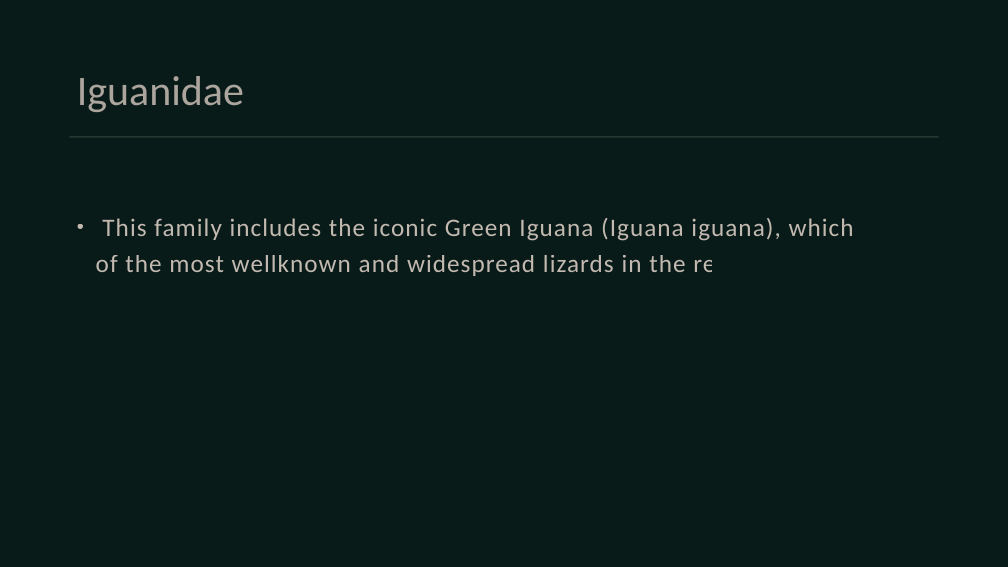
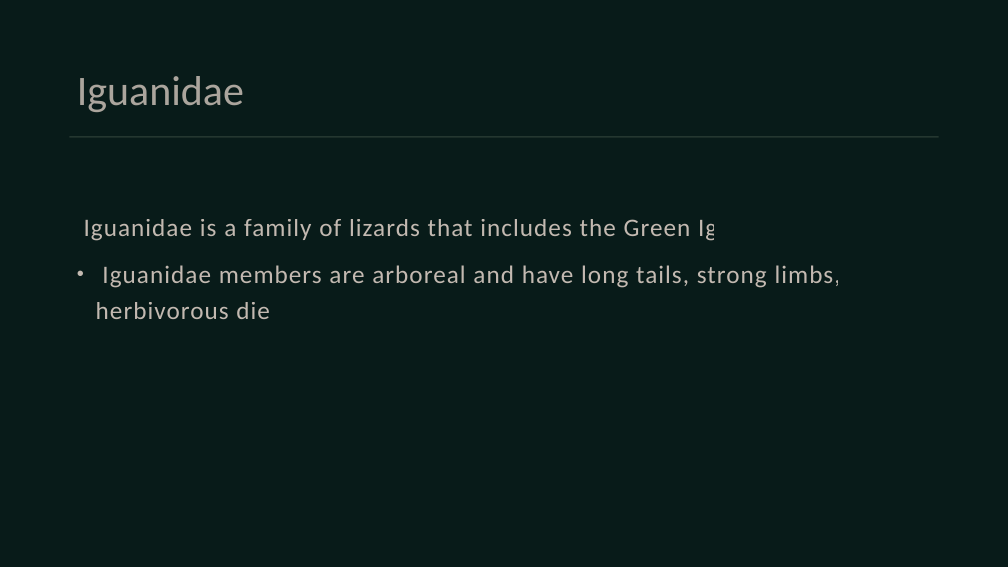
Before and after one commit to Rayaan-khan428/Research2Slides, a slide deck: slide 4 of pdfextraction/content/output/A Survey of South American Lizards Biodiversity and Ecological.pptx. Drawn at 1008x567 pixels with LibreOffice and Linux fonts; fonts in the diff are those of the drawing. Boxes give left, top, right and bottom in pixels: in the first picture for what was removed or moved away, otherwise in the second. Text is boxed around its words. In the diff, an @@ line names an element or a change of style, - is before the commit and + after.

```diff
--- a/pdfextraction/content/output/A Survey of South American Lizards Biodiversity and Ecological.pptx
+++ b/pdfextraction/content/output/A Survey of South American Lizards Biodiversity and Ecological.pptx
@@ text at [84, 219, 841, 319]: text changed @@
-• This family includes the iconic Green Iguana (Iguana iguana), which is one of the most wellknown and widespread lizards in the region.
+• Iguanidae is a family of lizards that includes the Green Iguana.
+  Iguanidae members are arboreal and have long tails, strong limbs, and a herbivorous diet.
```
Also in this commit, not shown: 10 other slides changed, 3 slides added, 10 other files.
